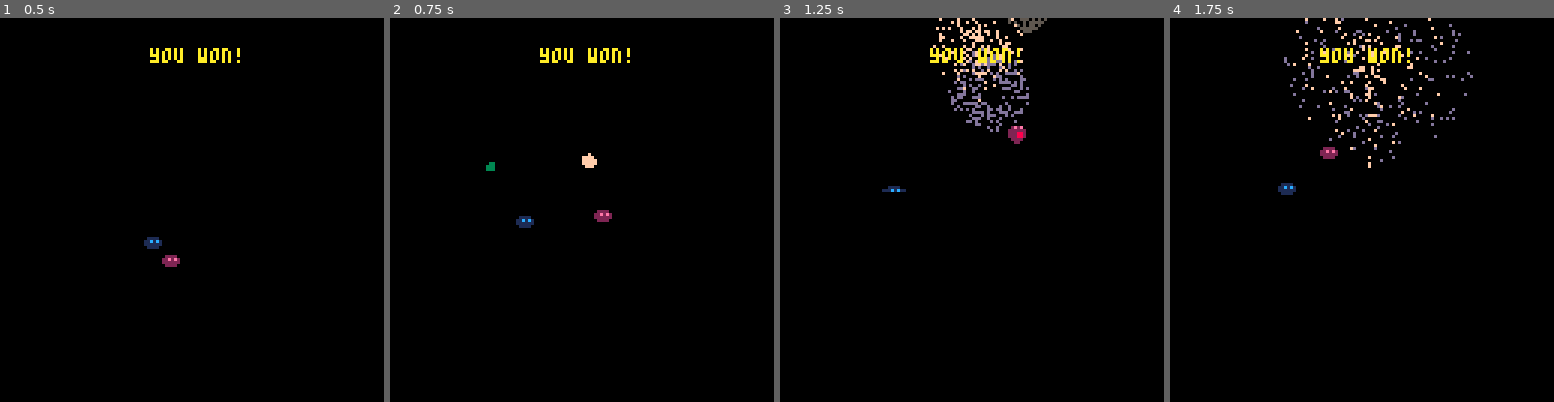
Above: before the commit, frames 1-4 (left to right).
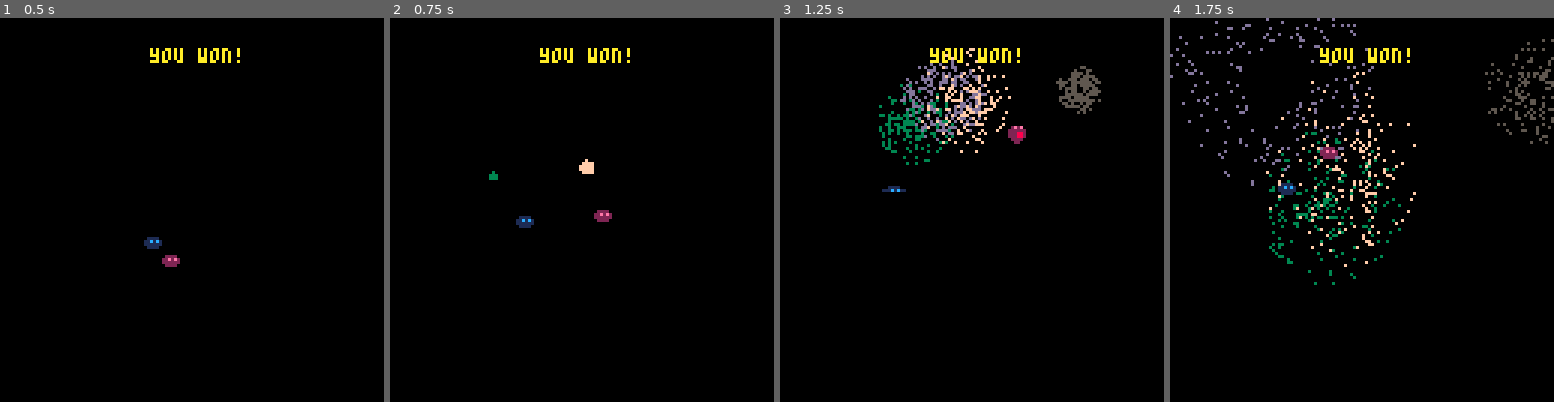
Above: after the commit, the same moments.

Repository: sdegutis/shepherdgame.com
Game: PICO-8 cartridge team.p8
Same seed, same stepped clock (60 frames per second), same inputs: the game is played once before the commit and once after it.
Inputs:
- Up to frame 1 (0.5 s): tap X (X key) at 0.33 s
- Up to frame 2 (0.75 s): tap O (Z key) at 0.7 s
- Up to frame 3 (1.25 s): tap X (X key) at 1.07 s
- Up to frame 4 (1.75 s): hold Right from 1.6 s (still down); tap O (Z key) at 1.7 s

Frame 1 is identical in both runs. In frame 2, 0.2% of the frame differs, in the area x 25-54%, y 35-43%; in frame 3, 4.7%; in frame 4, 5.4%, in the area x 0-100%, y 0-70%.

Commit message:
Finally got some realistic looking fireworks.

Diff:
--- a/team.p8
+++ b/team.p8
@@ -688,7 +688,15 @@
 	local rad = rnd(0.5)+0.5
 	local hole = rnd(0.5)
 
-	local power = rnd(4)+2
+	local perif = 0.07
+	local sang = rnd(perif*2)-perif
+	-- counterclockwise angles
+	-- 0.00 = right
+	-- 0.25 = up
+	-- 0.50 = left
+	-- 0.75 = down
+	sang += 0.25
+	local power = rnd(3)+2
 
 	for i=1,200 do
 		local angle = rnd()
@@ -697,7 +705,11 @@
 		local vx = cos(angle)*dist
 		local vy = sin(angle)*dist
 
-		vy = -power - vy
+		local sx = cos(sang)*power
+		local sy = sin(sang)*power
+
+		vx += sx
+		vy += sy
 
 		if (rainbow) c=ceil(rnd(15))
 
@@ -709,7 +721,7 @@
 			c=c,
 			t=0,
 			snd=snd,
-			te=rnd(10)+30,
+			te=rnd(30)+30,
 		})
 	end
 end
